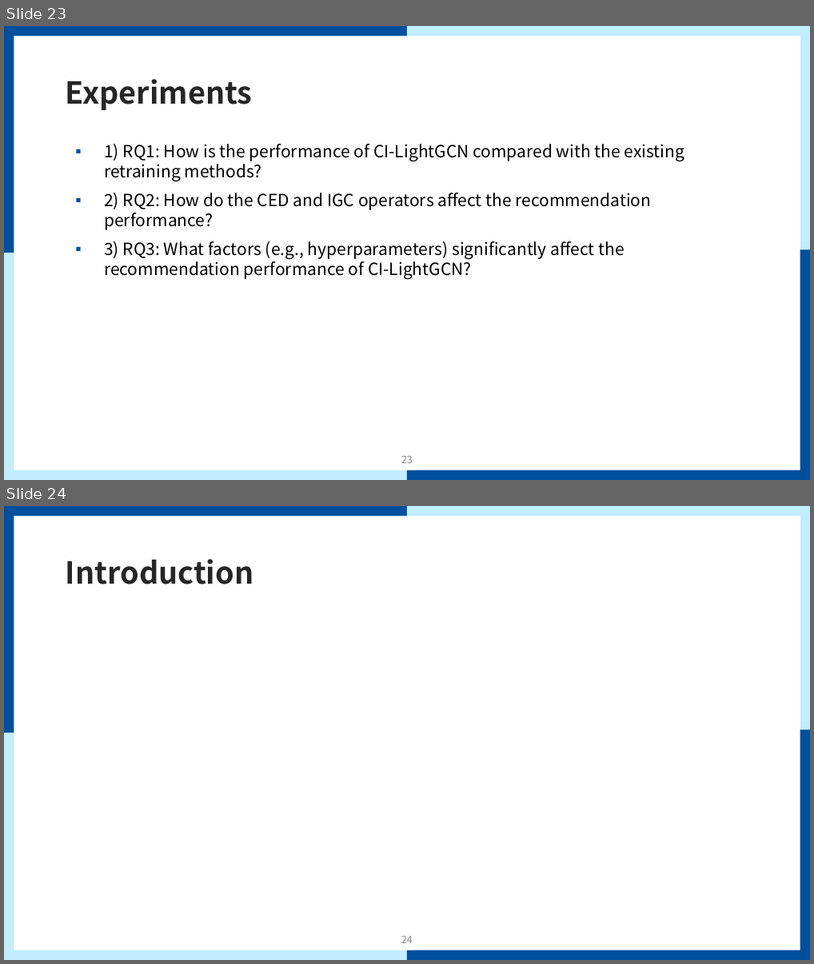
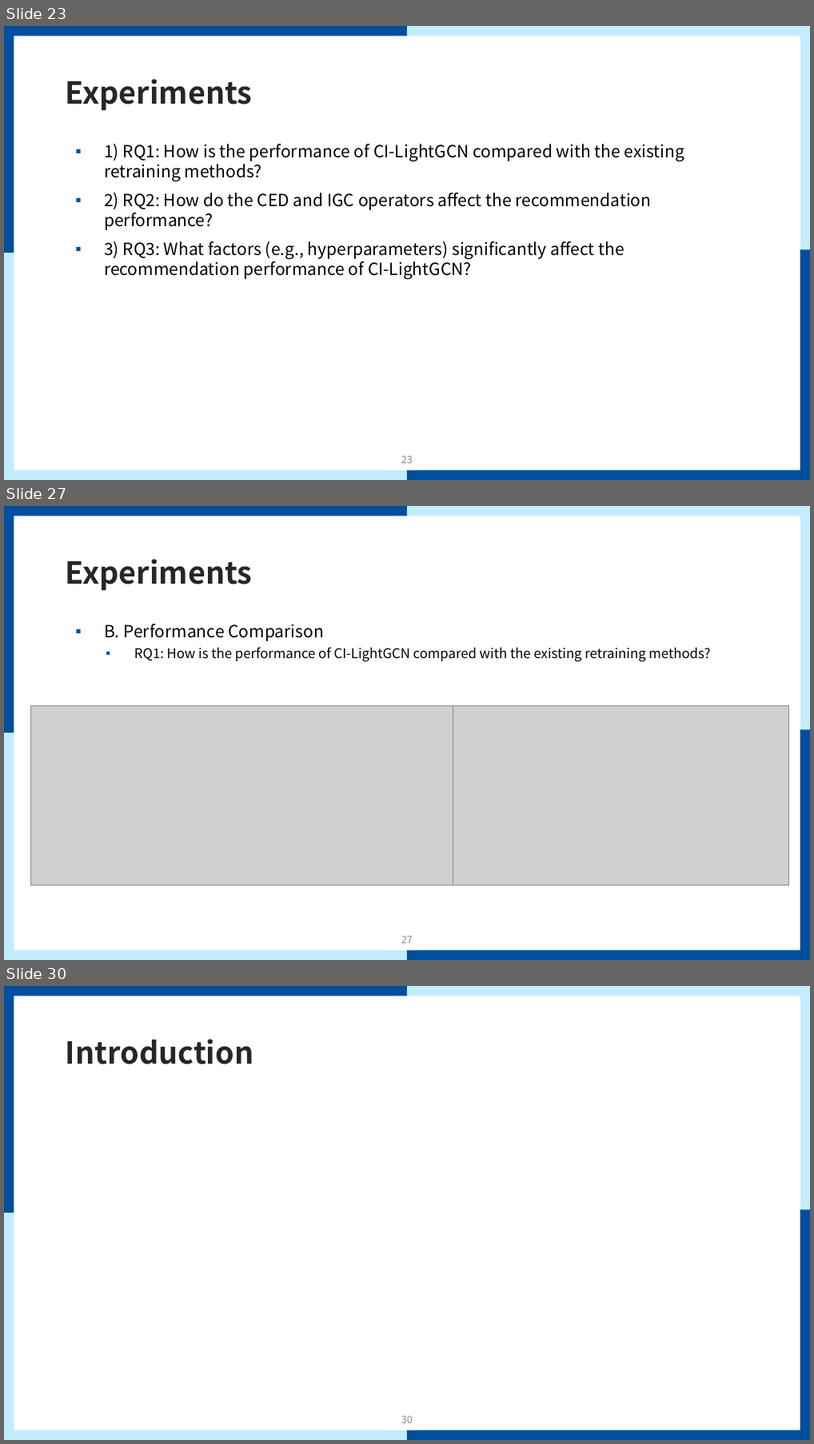
Before and after one commit to mmvv11/GraduateStudies, a slide deck: papers/review/Causal Incremental Graph Convolution for review.pptx. Shown one above the other, each under a label of ours: slides 23 and 24 before the commit, slides 23, 27 and 30 after it; the slides between them are not shown. The pictures are 814x964 and 814x1444 pixels, drawn with LibreOffice and Linux fonts; fonts in the diff are those of the drawing; grey boxes stand for pictures; background and template pictures are left out. Boxes give left, top, right and bottom in pixels: in the first picture for what was removed or moved away, otherwise in the second. Text is boxed around its words. In the diff, an @@ line names an element or a change of style, - is before the commit and + after.

Commit message:
causal 논문 experiments 부분 작성중

```diff
--- a/papers/review/Causal Incremental Graph Convolution for review.pptx
+++ b/papers/review/Causal Incremental Graph Convolution for review.pptx
@@ slide 27 added at (4, 506, 810, 960), background #FFFFFF; not listed: 9 template elements that a slide beside it also shows @@
@@ title added at (66, 559, 253, 590), 36 pt, text #262626, bold @@
+Experiments
@@ text added at (104, 624, 710, 662), 16 pt, text #000000 @@
+▪ B. Performance Comparison
+  ▪ RQ1: How is the performance of CI-LightGCN compared with the existing retraining methods?
@@ picture added at (31, 706, 454, 885) @@
@@ picture added at (454, 706, 790, 885) @@
@@ page number added at (402, 936, 413, 943), 12 pt, text #8C8C8C @@
+27
@@ what was slide 24 is now slide 30 @@
@@ page number at (402, 1416, 413, 1423): text changed @@
-24
+30
```
Also in this commit, not shown: 5 other slides added.
